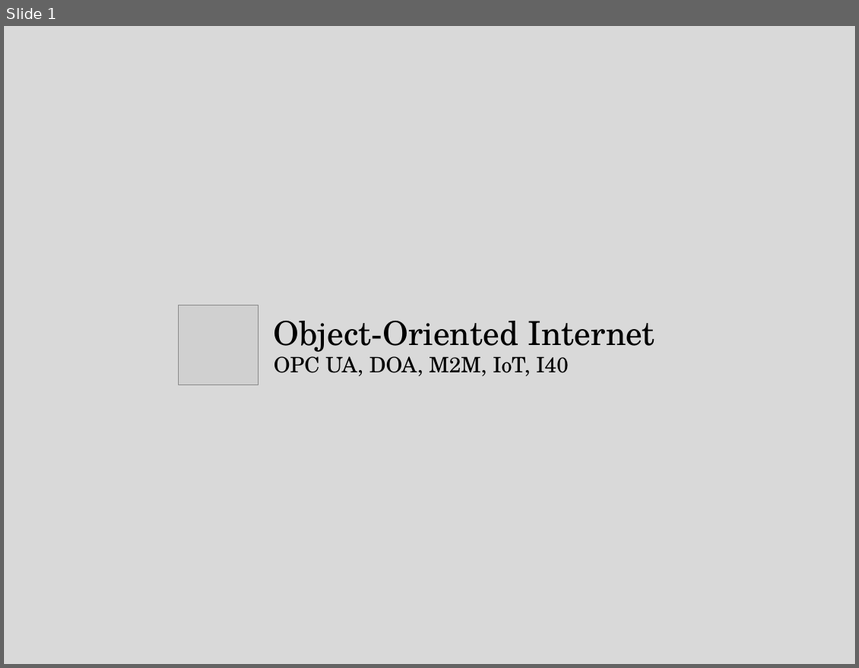
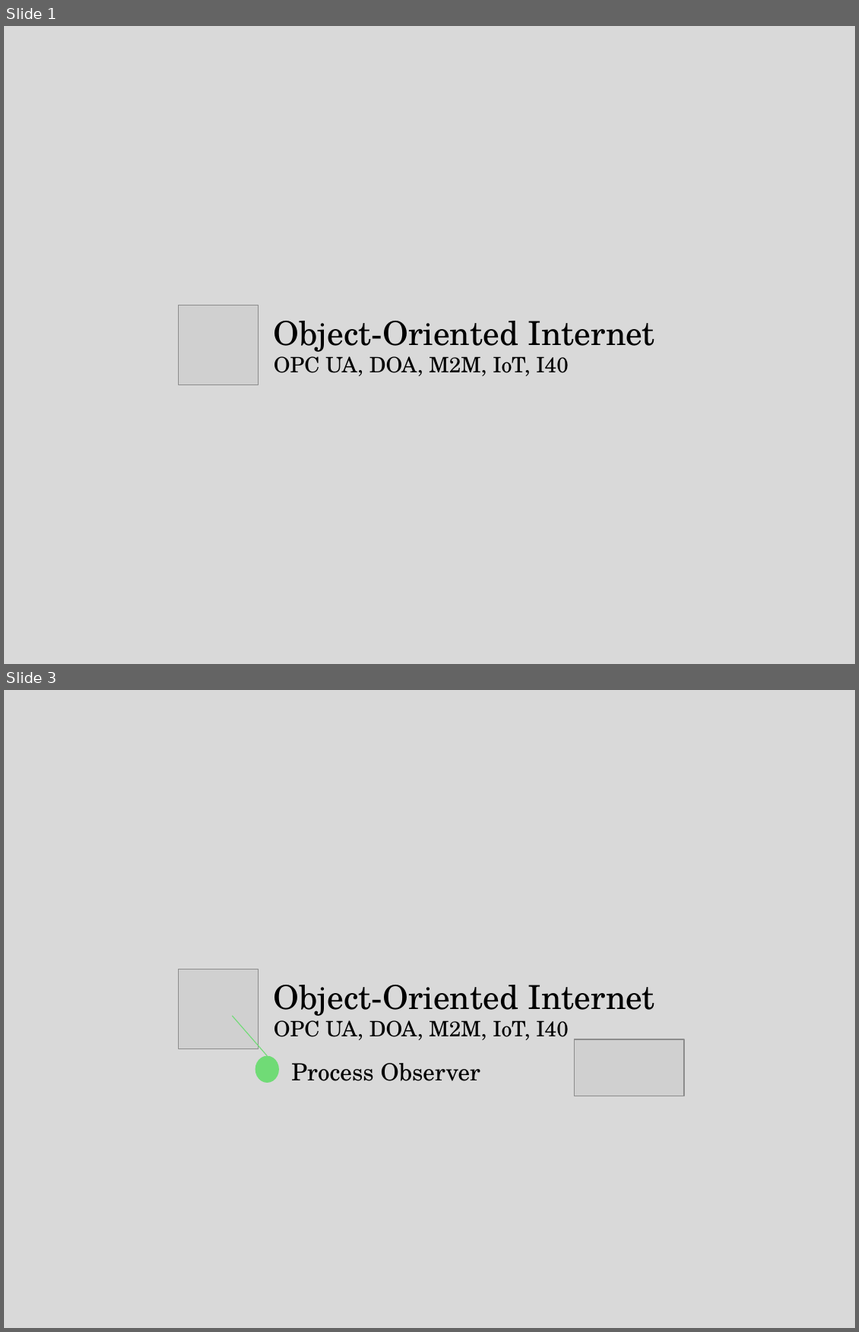
Before and after one commit to mpostol/OPC-UA-OOI, a slide deck: CommonResources/Media/Figures.pptx. Shown one above the other, each under a label of ours: slide 1 before the commit, slides 1 and 3 after it; the slides between them are not shown. The pictures are 859x668 and 859x1332 pixels, drawn with LibreOffice and Linux fonts; fonts in the diff are those of the drawing; grey boxes stand for pictures. Boxes give left, top, right and bottom in pixels: in the first picture for what was removed or moved away, otherwise in the second. Text is boxed around its words. In the diff, an @@ line names an element or a change of style, - is before the commit and + after.

```diff
--- a/CommonResources/Media/Figures.pptx
+++ b/CommonResources/Media/Figures.pptx
@@ slide 3 added at bbox=[4, 690, 855, 1328], background #D9D9D9 @@
@@ picture added at bbox=[179, 969, 259, 1049] @@
@@ text added at bbox=[274, 985, 655, 1040], 28 pt, text #000000 @@
+Object-Oriented Internet
+OPC UA, DOA, M2M, IoT, I40
@@ line added from (232, 1016) to (267, 1056), #70DB76 0.75 pt @@
@@ picture added at bbox=[574, 1040, 684, 1097] @@
@@ ellipse added at bbox=[255, 1056, 279, 1082], fill #70DB76 @@
@@ text added at bbox=[291, 1063, 481, 1081], 20 pt, text #000000 @@
+Process Observer
```
Also in this commit, not shown: 2 other slides added, 3 other files.
